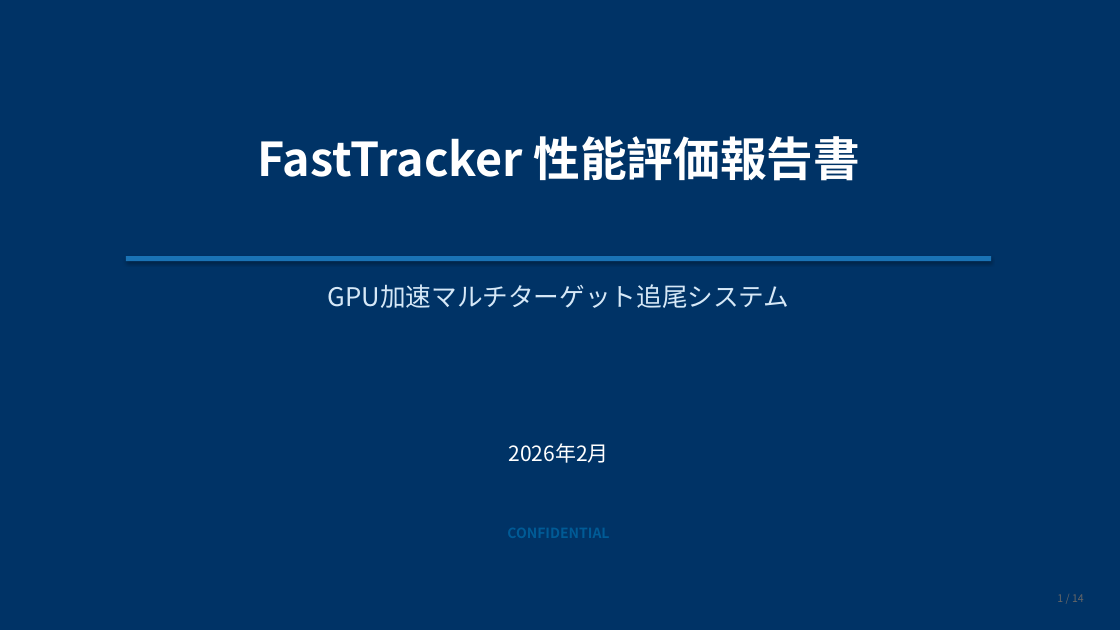
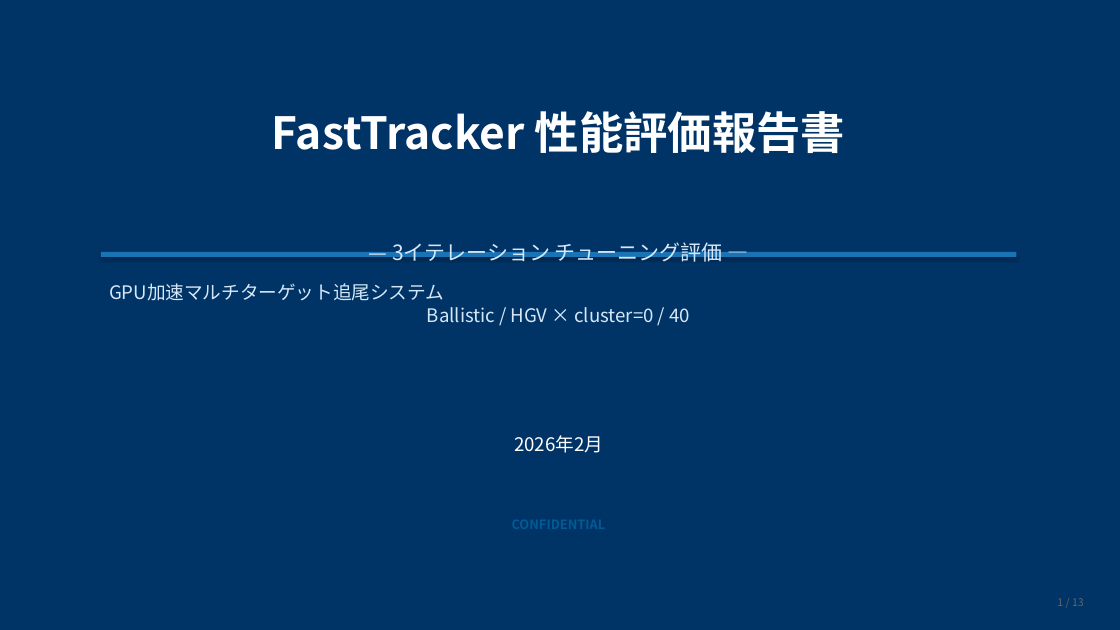
Before and after one commit to shin5/FastTracker, a slide deck: slide 1 of docs/performance_report.pptx. Drawn at 1120x630 pixels with LibreOffice and Linux fonts; fonts in the diff are those of the drawing. Boxes give left, top, right and bottom in pixels: in the first picture for what was removed or moved away, otherwise in the second. Text is boxed around its words. In the diff, an @@ line names an element or a change of style, - is before the commit and + after.

```diff
--- a/docs/performance_report.pptx
+++ b/docs/performance_report.pptx
@@ text "FastTracker 性能評価報告書": place and size @@
-text "FastTracker 性能評価報告書" at box(257, 136, 860, 181)
+text "FastTracker 性能評価報告書" at box(272, 111, 845, 153)
@@ text "FastTracker 性能評価報告書" at box(272, 111, 845, 153): size 40 to 38 pt @@
@@ rectangle: place and size @@
-rectangle at box(126, 256, 991, 261)
+rectangle at box(101, 252, 1017, 257)
@@ text at box(392, 242, 723, 262): text changed; size 22 to 18 pt @@
-GPU加速マルチターゲット追尾システム
+— 3イテレーション チューニング評価 —
@@ text added at box(109, 283, 690, 323), 16 pt, text #D6E8F7 @@
+GPU加速マルチターゲット追尾システム
+Ballistic / HGV × cluster=0 / 40
@@ text "2026年2月": place and size @@
-text "2026年2月" at box(508, 443, 608, 463)
+text "2026年2月" at box(514, 435, 603, 453)
@@ text "2026年2月" at box(514, 435, 603, 453): size 18 to 16 pt @@
@@ text at box(1057, 598, 1084, 606): text changed @@
-1 / 14
+1 / 13
```
Also in this commit, not shown: 12 slides added, 13 slides removed, 20 other files.
